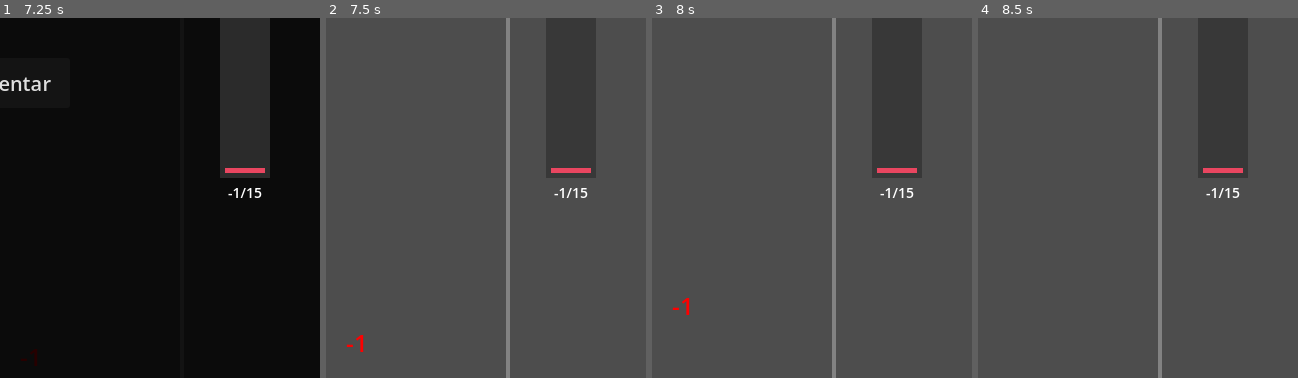
Above: before the commit, frames 1-4 (left to right).
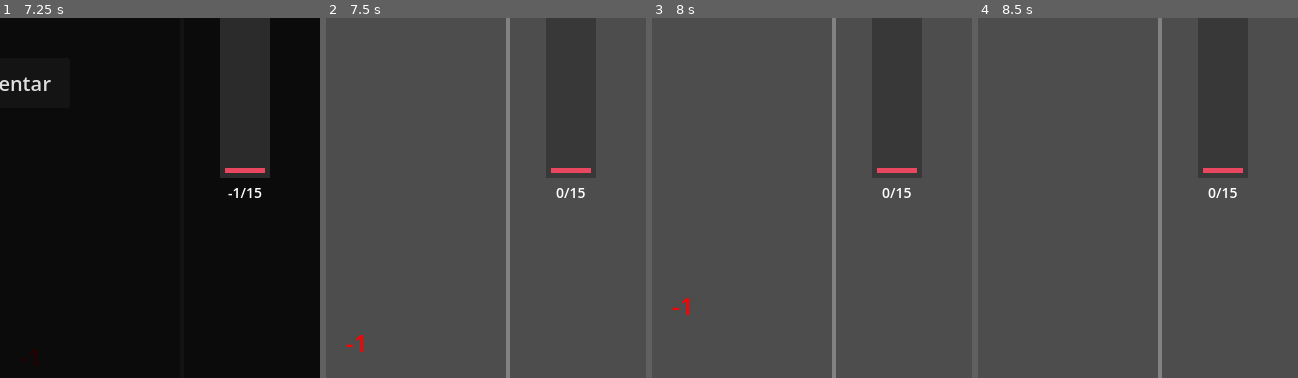
Above: after the commit, the same moments.

Repository: emadAbuzeid95/juego
Game: Godot game, scene res://main.tscn
Same seed, same stepped clock (60 frames per second), same inputs: the game is played once before the commit and once after it.
Inputs (mouse positions are % of the whole screen's width and height, from its top left):
- Up to frame 1 (7.25 s): move the mouse to (72, 45) at 0.52 s; click (72, 45) at 0.67 s; tap Enter at 1.25 s; move the mouse to (30, 55) at 1.27 s; click (30, 55) at 1.42 s; move the mouse to (60, 28) at 2.02 s; click (60, 28) at 2.17 s; tap Space at 2.75 s; move the mouse to (45, 70) at 2.77 s; click (45, 70) at 2.92 s; move the mouse to (80, 65) at 3.52 s; click (80, 65) at 3.67 s; move the mouse to (20, 35) at 4.27 s; click (20, 35) at 4.42 s; move the mouse to (55, 50) at 5.02 s; click (55, 50) at 5.17 s; move the mouse to (35, 25) at 5.77 s; click (35, 25) at 5.92 s; move the mouse to (72, 45) at 6.52 s; click (72, 45) at 6.67 s
- Up to frame 2 (7.5 s): click "Reintentar" at 7.25 s
- Up to frame 3 (8 s): no input
- Up to frame 4 (8.5 s): tap Enter at 8 s; move the mouse to (30, 55) at 8.02 s; click (30, 55) at 8.17 s
The pictures show only the part of the screen within x 50-100%, y 50-100%; the shares and areas given below are measured in that part.

Frame 1 is identical in both runs. In frame 2, 0.2% of the frame differs, in the area x 71-82%, y 47-50%; in frame 3, 0.2%; in frame 4, 0.2%.

Commit message:
fix: reset progress bar on game restart
After Game Over -> Reintentar, the progress bar stayed visually filled.
Now calls update_progress_bar() after score reset to restore empty state.

Diff:
--- a/main.gd
+++ b/main.gd
@@ -156,6 +156,7 @@
 
 	score_label.text = "Score: 0"
 	combo_manager.generate_new_combo()
+	update_progress_bar()
 
 	var panel := get_node_or_null("GameOverPanel")
 	if panel:
